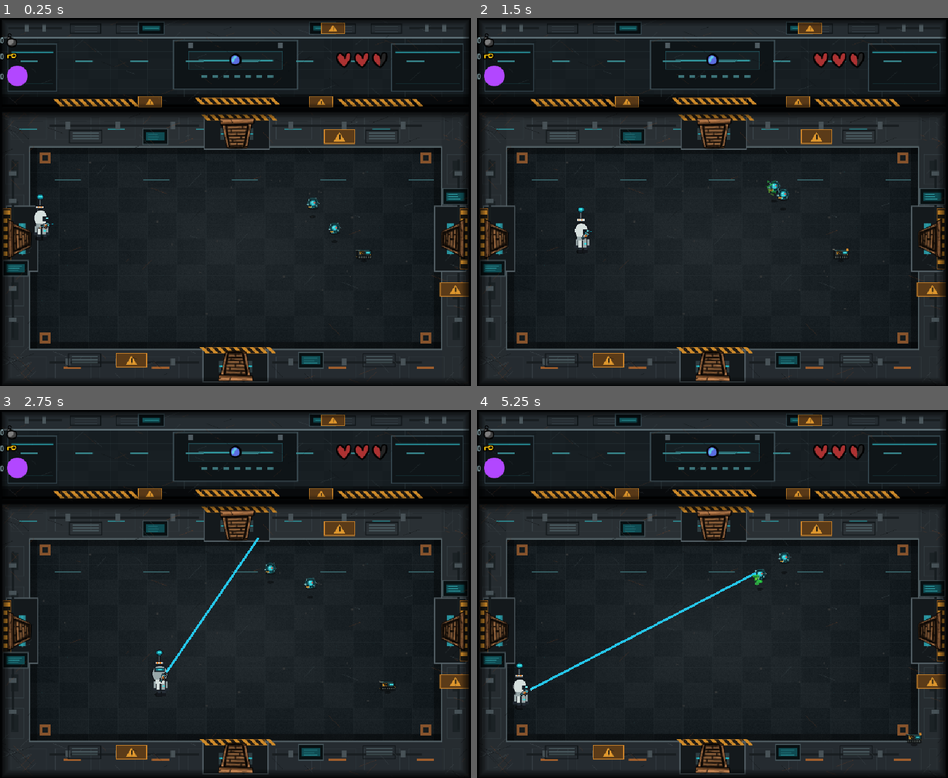
Above: before the commit, frames 1-4 (two rows, left to right).
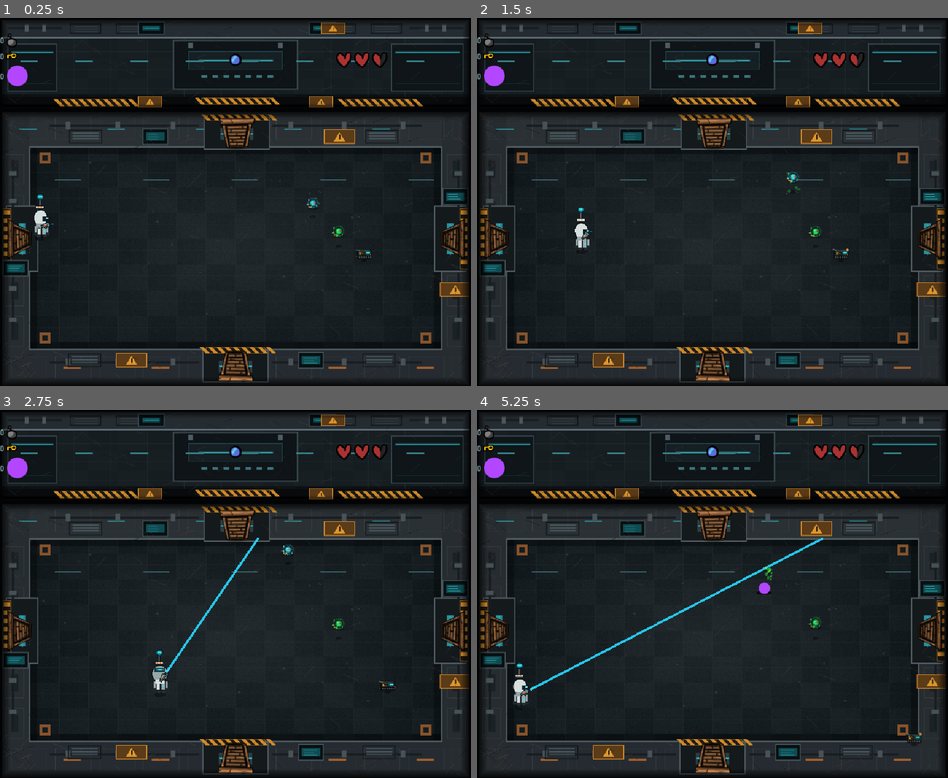
Above: after the commit, the same moments.

Repository: sjdcwejf/abandoned-lab-roguelite
Game: Godot game, scene res://tiny_wizard/room/room_types/room_1.tscn
The game is run twice, just before and just after one commit, with the same random seed, the same clock (stepped at 60 frames per second) and the same inputs. This scene is started directly instead of the project's main scene.
Inputs (mouse positions are in pixels of both pictures, inside the frame that each line leads up to):
- Up to frame 1 (0.25 s): no input
- Up to frame 2 (1.5 s): tap Enter at 0.5 s; move the mouse to (816, 183) at 0.52 s; press the mouse at (816, 183) at 0.53 s; hold D (player_right) 0.53-1.28 s; move the mouse to (618, 220) at 1.27 s; release the mouse at (618, 220) at 1.28 s; hold S (player_down) from 1.28 s (still down); tap E (drop_bomb) at 1.35 s
- Up to frame 3 (2.75 s): click (141, 612) at 1.55 s; move the mouse to (282, 513) at 2.02 s; release S (player_down) at 2.03 s; press the mouse at (282, 513) at 2.03 s; hold D (player_right) from 2.03 s (still down)
- Up to frame 4 (5.25 s): move the mouse to (688, 667) at 2.77 s; release D (player_right) at 2.78 s; release the mouse at (688, 667) at 2.78 s; hold Up (player_shoot_up) 2.78-3.53 s; tap F (interact) at 2.85 s; click (688, 667) at 3.05 s; move the mouse to (853, 649) at 3.52 s; hold Right mouse button (secondary_fire) 3.53-4.28 s; hold A (player_left) 3.53-5.03 s; click (853, 649) at 3.8 s; move the mouse to (571, 538) at 4.27 s; click (571, 538) at 4.35 s; move the mouse to (736, 594) at 5.02 s; press the mouse at (736, 594) at 5.03 s; hold S (player_down) from 5.03 s (still down); tap E (drop_bomb) at 5.1 s

The runs differ from the first frame. In frame 1, less than 0.1% of the frame differs, in the area x 69-74%, y 55-60%; in frame 2, 0.2%; in frame 3, 0.2%; in frame 4, 0.3%, in the area x 58-74%, y 34-60%.

Commit message:
Add quarantine spitter enemy

Diff:
--- /dev/null
+++ b/tiny_wizard/enemies/quarantine_spitter/quarantine_bolt.tscn
@@ -0,0 +1,26 @@
+[gd_scene load_steps=3 format=3]
+
+[ext_resource type="Script" path="res://tiny_wizard/enemies/fusion_boss/fusion_poison_projectile.gd" id="1_projectile"]
+
+[sub_resource type="CircleShape2D" id="CircleShape2D_bolt"]
+radius = 6.0
+
+[node name="QuarantineBolt" type="Area2D" groups=["enemy_projectiles"]]
+collision_layer = 4
+collision_mask = 2
+script = ExtResource("1_projectile")
+speed = 300.0
+damage = 1
+lifetime = 2.0
+
+[node name="Visual" type="Polygon2D" parent="."]
+color = Color(1, 0.62, 0.16, 0.95)
+polygon = PackedVector2Array(10, 0, 3, 5, -7, 3, -9, 0, -7, -3, 3, -5)
+
+[node name="Glow" type="Polygon2D" parent="."]
+color = Color(1, 0.86, 0.32, 0.32)
+scale = Vector2(1.55, 1.55)
+polygon = PackedVector2Array(10, 0, 3, 5, -7, 3, -9, 0, -7, -3, 3, -5)
+
+[node name="CollisionShape2D" type="CollisionShape2D" parent="."]
+shape = SubResource("CircleShape2D_bolt")
--- /dev/null
+++ b/tiny_wizard/enemies/quarantine_spitter/quarantine_spitter.gd
@@ -0,0 +1,78 @@
+extends "res://tiny_wizard/enemies/protomatter_drop_enemy.gd"
+
+
+const BOLT_SCENE := preload("res://tiny_wizard/enemies/quarantine_spitter/quarantine_bolt.tscn")
+
+@export var fire_origin_offset := Vector2(0.0, -48.0)
+
+var _visual_node: Node2D
+var _visual_base_scale := Vector2.ONE
+var _visual_base_modulate := Color.WHITE
+var _visual_tween: Tween
+
+
+func _ready() -> void:
+	super._ready()
+	_visual_node = get_node_or_null("Visual") as Node2D
+	if _visual_node != null:
+		_visual_base_scale = _visual_node.scale
+		_visual_base_modulate = _visual_node.modulate
+
+
+func request_fire(target_position: Vector2) -> void:
+	var projectile_parent := _get_drop_parent()
+	if projectile_parent == null:
+		return
+
+	var origin := global_position + fire_origin_offset
+	var direction := origin.direction_to(target_position)
+	if direction.length() < 0.01:
+		direction = Vector2.RIGHT
+
+	var projectile := BOLT_SCENE.instantiate() as Node2D
+	if projectile == null:
+		return
+	if projectile_parent is Node2D:
+		projectile.position = (projectile_parent as Node2D).to_local(origin)
+	else:
+		projectile.global_position = origin
+	projectile.call("setup", direction)
+	projectile_parent.call_deferred("add_child", projectile)
+
+
+func play_fire_windup(target_position: Vector2, duration: float) -> void:
+	if _visual_node != null:
+		if _visual_tween != null:
+			_visual_tween.kill()
+		_visual_tween = create_tween()
+		_visual_tween.set_trans(Tween.TRANS_SINE).set_ease(Tween.EASE_OUT)
+		_visual_tween.tween_property(_visual_node, "scale", _visual_base_scale * 1.14, duration)
+		_visual_tween.parallel().tween_property(_visual_node, "modulate", Color(1.0, 0.78, 0.28, 1.0), duration)
+
+	var direction := global_position.direction_to(target_position)
+	if direction.length() < 0.01:
+		direction = Vector2.RIGHT
+	var warning := Line2D.new()
+	warning.name = "射击预警"
+	warning.z_index = -1
+	warning.width = 3.0
+	warning.default_color = Color(1.0, 0.52, 0.12, 0.78)
+	warning.points = PackedVector2Array([
+		fire_origin_offset,
+		fire_origin_offset + direction.normalized() * 300.0,
+	])
+	add_child(warning)
+	var warning_tween := warning.create_tween()
+	warning_tween.tween_property(warning, "modulate", Color(1.0, 0.82, 0.35, 0.12), maxf(0.08, duration))
+	warning_tween.tween_callback(warning.queue_free)
+
+
+func finish_attack_visual() -> void:
+	if _visual_node == null:
+		return
+	if _visual_tween != null:
+		_visual_tween.kill()
+	_visual_tween = create_tween()
+	_visual_tween.set_trans(Tween.TRANS_SINE).set_ease(Tween.EASE_OUT)
+	_visual_tween.tween_property(_visual_node, "scale", _visual_base_scale, 0.14)
+	_visual_tween.parallel().tween_property(_visual_node, "modulate", _visual_base_modulate, 0.14)
--- /dev/null
+++ b/tiny_wizard/enemies/quarantine_spitter/quarantine_spitter.tscn
@@ -0,0 +1,88 @@
+[gd_scene load_steps=17 format=3]
+
+[ext_resource type="PackedScene" path="res://top-down-shooter-core/character/character.tscn" id="1_character"]
+[ext_resource type="Script" path="res://top-down-shooter-core/character/character_stats/character_stats.gd" id="2_stats"]
+[ext_resource type="Texture2D" path="res://tiny_wizard/assets/art/enemies/leaking_floater_sheet.png" id="3_texture"]
+[ext_resource type="Script" path="res://tiny_wizard/enemies/black_fly/Visual.gd" id="4_visual"]
+[ext_resource type="Texture2D" path="res://tiny_wizard/assets/placeholder_art/shadow.png" id="5_shadow"]
+[ext_resource type="Script" path="res://top-down-shooter-core/character/character_stats/physics_stats.gd" id="6_physics"]
+[ext_resource type="Script" path="res://tiny_wizard/enemies/quarantine_spitter/quarantine_spitter_behavior.gd" id="7_behavior"]
+[ext_resource type="PackedScene" path="res://top-down-shooter-core/character/behavior/behavior_modules/player_detector.tscn" id="8_detector"]
+[ext_resource type="Script" path="res://tiny_wizard/enemies/quarantine_spitter/quarantine_spitter.gd" id="9_enemy"]
+
+[sub_resource type="Resource" id="Resource_stats"]
+resource_local_to_scene = true
+script = ExtResource("2_stats")
+max_life = 4
+
+[sub_resource type="Resource" id="Resource_physics"]
+resource_local_to_scene = true
+script = ExtResource("6_physics")
+max_speed = 68.0
+acceleration = 0.35
+friction = 0.12
+impulse_force = 420.0
+
+[sub_resource type="AtlasTexture" id="AtlasTexture_a"]
+atlas = ExtResource("3_texture")
+region = Rect2(0, 0, 60, 60)
+
+[sub_resource type="AtlasTexture" id="AtlasTexture_b"]
+atlas = ExtResource("3_texture")
+region = Rect2(60, 0, 60, 60)
+
+[sub_resource type="SpriteFrames" id="SpriteFrames_spitter"]
+animations = [{
+"frames": [{
+"duration": 1.0,
+"texture": SubResource("AtlasTexture_a")
+}, {
+"duration": 1.0,
+"texture": SubResource("AtlasTexture_b")
+}],
+"loop": true,
+"name": &"default",
+"speed": 10.0
+}]
+
+[sub_resource type="CircleShape2D" id="CircleShape2D_detector"]
+radius = 370.0
+
+[sub_resource type="CircleShape2D" id="CircleShape2D_body"]
+radius = 17.0
+
+[node name="QuarantineSpitter" instance=ExtResource("1_character")]
+process_mode = 4
+y_sort_enabled = true
+scale = Vector2(0.62, 0.62)
+collision_layer = 8
+script = ExtResource("9_enemy")
+character_stats = SubResource("Resource_stats")
+physics_stats = SubResource("Resource_physics")
+protomatter_drop_chance = 0.55
+
+[node name="Visual" parent="." index="0"]
+script = ExtResource("4_visual")
+
+[node name="AnimatedSprite2D" type="AnimatedSprite2D" parent="Visual" index="0"]
+modulate = Color(0.72, 1, 0.48, 1)
+position = Vector2(0, -52)
+sprite_frames = SubResource("SpriteFrames_spitter")
+autoplay = "default"
+
+[node name="Shadow" type="Sprite2D" parent="Visual" index="1"]
+modulate = Color(1, 1, 1, 0.36)
+scale = Vector2(0.3, 0.3)
+texture = ExtResource("5_shadow")
+
+[node name="Behavior" parent="." index="1"]
+script = ExtResource("7_behavior")
+
+[node name="PlayerDetector" parent="Behavior" index="0" instance=ExtResource("8_detector")]
+
+[node name="CollisionShape2D" type="CollisionShape2D" parent="Behavior/PlayerDetector" index="0"]
+shape = SubResource("CircleShape2D_detector")
+
+[node name="CollisionShape2D" type="CollisionShape2D" parent="." index="2"]
+position = Vector2(0, -52)
+shape = SubResource("CircleShape2D_body")
--- /dev/null
+++ b/tiny_wizard/enemies/quarantine_spitter/quarantine_spitter_behavior.gd
@@ -0,0 +1,83 @@
+extends QuiverCharacterBehavior
+
+
+enum AttackState {
+	MOBILE,
+	WINDUP,
+	RECOVERY,
+}
+
+@export var retreat_distance := 165.0
+@export var approach_distance := 310.0
+@export var fire_range := 350.0
+@export var fire_cooldown := 2.5
+@export var fire_windup := 0.62
+@export var fire_recovery := 0.55
+
+@onready var player_detector := $PlayerDetector
+
+var _state := AttackState.MOBILE
+var _state_timer := 0.0
+var _fire_cooldown_remaining := randf_range(0.8, 1.7)
+var _pending_target_position := Vector2.ZERO
+var _strafe_direction := 1.0
+
+
+func _process(delta: float) -> void:
+	var enemy := get_parent()
+	if enemy == null:
+		return
+
+	_fire_cooldown_remaining = maxf(0.0, _fire_cooldown_remaining - delta)
+	if _state != AttackState.MOBILE:
+		_tick_attack_state(delta, enemy)
+		return
+
+	if player_detector == null or not player_detector.player_is_in_range():
+		action.moving_direction = Vector2.ZERO
+		return
+
+	var target_position: Vector2 = player_detector.get_player_position()
+	var to_target := global_position.direction_to(target_position)
+	var distance := global_position.distance_to(target_position)
+	if _fire_cooldown_remaining <= 0.0 and distance <= fire_range:
+		_start_windup(enemy, target_position)
+		return
+
+	var lateral := to_target.rotated(PI * 0.5 * _strafe_direction)
+	if distance < retreat_distance:
+		action.moving_direction = -to_target + lateral * 0.25
+	elif distance > approach_distance:
+		action.moving_direction = to_target + lateral * 0.2
+	else:
+		action.moving_direction = lateral
+
+
+func on_wall_collision(collision: KinematicCollision2D) -> void:
+	_strafe_direction *= -1.0
+	action.moving_direction = collision.get_normal()
+
+
+func _start_windup(enemy: Node, target_position: Vector2) -> void:
+	_state = AttackState.WINDUP
+	_state_timer = fire_windup
+	_pending_target_position = target_position
+	_fire_cooldown_remaining = fire_cooldown
+	action.moving_direction = Vector2.ZERO
+	enemy.call("play_fire_windup", target_position, fire_windup)
+
+
+func _tick_attack_state(delta: float, enemy: Node) -> void:
+	_state_timer = maxf(0.0, _state_timer - delta)
+	action.moving_direction = Vector2.ZERO
+	if _state_timer > 0.0:
+		return
+
+	if _state == AttackState.WINDUP:
+		enemy.call("request_fire", _pending_target_position)
+		_state = AttackState.RECOVERY
+		_state_timer = fire_recovery
+		return
+
+	_state = AttackState.MOBILE
+	enemy.call("finish_attack_visual")
--- a/tiny_wizard/room/room_types/room_1.tscn
+++ b/tiny_wizard/room/room_types/room_1.tscn
@@ -1,10 +1,11 @@
-[gd_scene load_steps=12 format=3 uid="uid://d01c1dqufo578"]
+[gd_scene load_steps=13 format=3 uid="uid://d01c1dqufo578"]
 
 [ext_resource type="PackedScene" uid="uid://de3l1l1odllgl" path="res://tiny_wizard/room/room.tscn" id="1_o627n"]
 [ext_resource type="PackedScene" uid="uid://cnoc26x8qgyyw" path="res://tiny_wizard/enemies/black_fly/black_fly.tscn" id="2_htb2l"]
 [ext_resource type="Script" path="res://top-down-shooter-core/character/character_stats/character_stats.gd" id="3_opten"]
 [ext_resource type="PackedScene" uid="uid://8gachgsj3jdx" path="res://tiny_wizard/enemies/red_fly/red_fly.tscn" id="4_5fybu"]
 [ext_resource type="Script" path="res://top-down-shooter-core/character/character_stats/physics_stats.gd" id="4_knq7s"]
+[ext_resource type="PackedScene" path="res://tiny_wizard/enemies/quarantine_spitter/quarantine_spitter.tscn" id="5_spitter"]
 
 [sub_resource type="Resource" id="Resource_pm8y8"]
 resource_local_to_scene = true
@@ -51,7 +52,7 @@
 character_stats = SubResource("Resource_pm8y8")
 physics_stats = SubResource("Resource_mh6ji")
 
-[node name="BlackFly2" parent="Enemies" index="1" instance=ExtResource("2_htb2l")]
+[node name="QuarantineSpitter" parent="Enemies" index="1" instance=ExtResource("5_spitter")]
 position = Vector2(736, 296)
 character_stats = SubResource("Resource_i5vyh")
 physics_stats = SubResource("Resource_76yfb")
Not shown, added: tiny_wizard/enemies/quarantine_spitter/quarantine_spitter.gd.uid
Not shown, added: tiny_wizard/enemies/quarantine_spitter/quarantine_spitter_behavior.gd.uid
Not shown, changed: CHANGELOG.md
Not shown, changed: README.md
